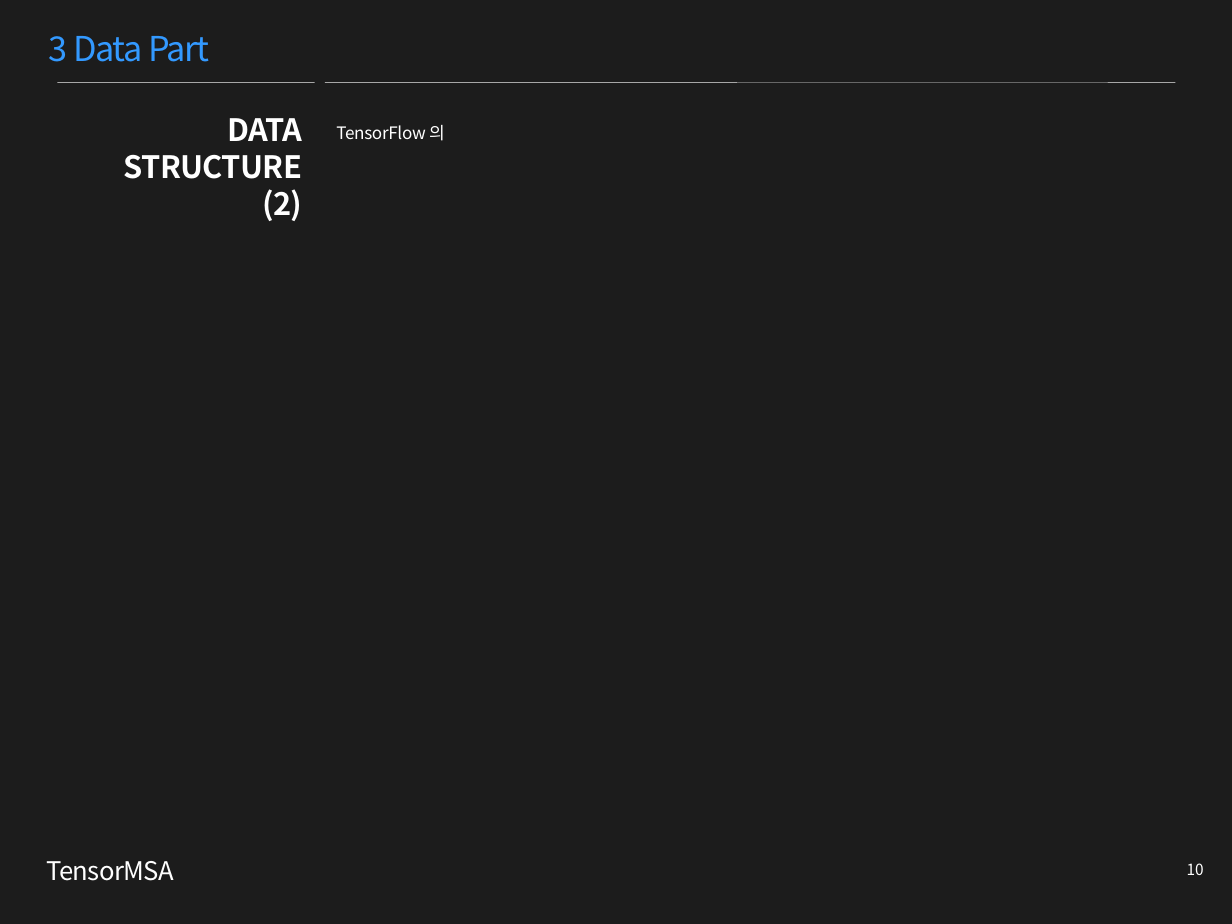
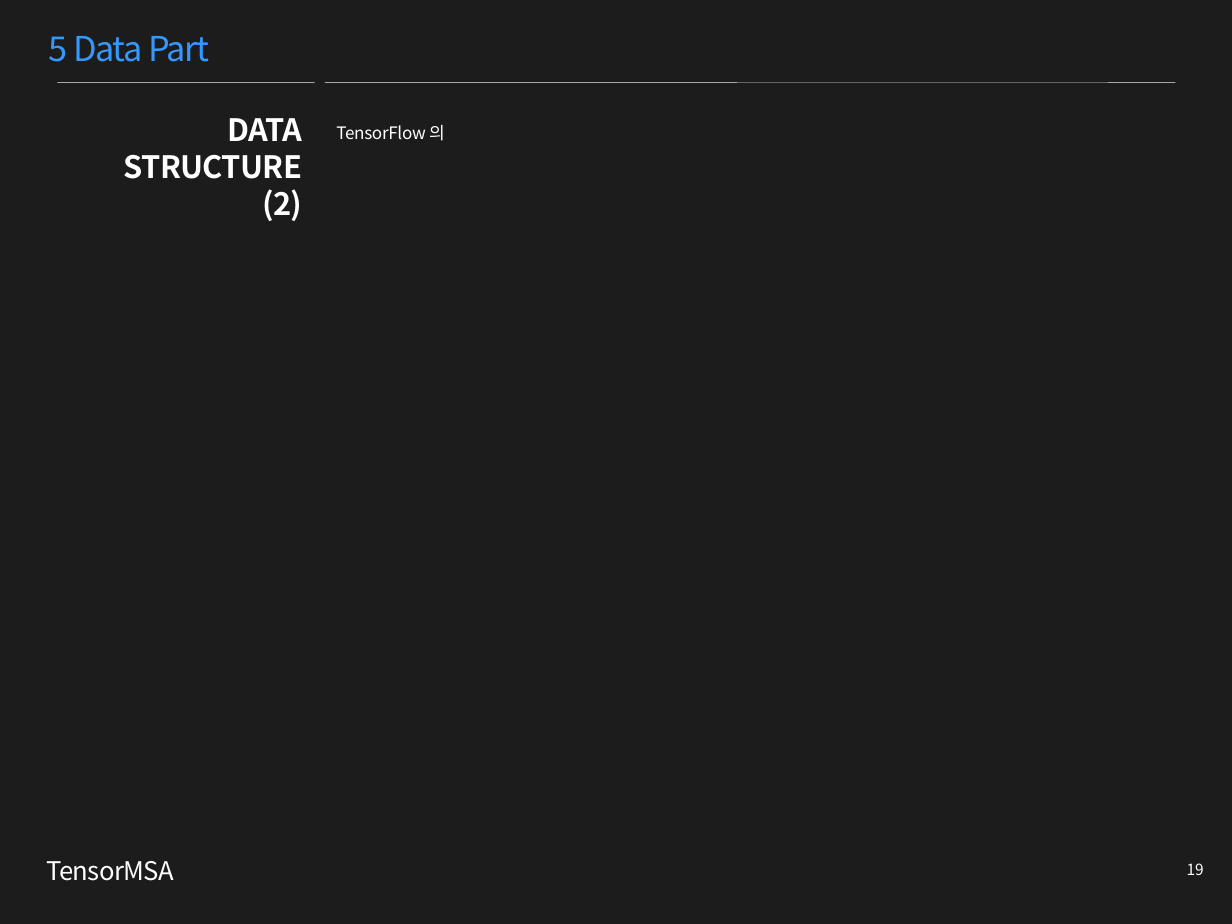
Before and after one commit to TensorMSA/tensormsa_old, a slide deck: slide 19 of TensorMSA.pptx (slide 10 before the commit). Drawn at 1232x924 pixels with LibreOffice and Linux fonts; fonts in the diff are those of the drawing. Boxes give left, top, right and bottom in pixels: in the first picture for what was removed or moved away, otherwise in the second. Text is boxed around its words. In the diff, an @@ line names an element or a change of style, - is before the commit and + after.

```diff
--- a/TensorMSA.pptx
+++ b/TensorMSA.pptx
@@ text at (49,36,210,62): text changed @@
-3 Data Part
+5 Data Part
@@ page number at (1187,863,1204,875): text changed @@
-10
+19
```
Also in this commit, not shown: 6 other slides changed, 11 slides added, 7 slides removed.
